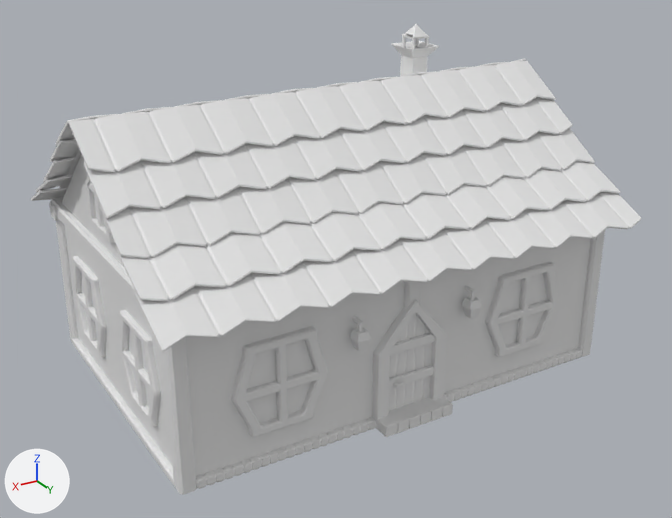
Renders of the FBX model Assets/Prefabs/Models/Tavern/tawerna.fbx from each side of a commit.
The view is the same before and after, from a 50 mm camera at (11.81, 20.19, 12.76) aimed at (0.06, 0.62, 2.98). Every picture has the same lights, and +X, +Y and +Z are marked at lower left. Where no turn or scale is listed for an object, it has been applied to the vertices. Vertices at the same position are counted once.

Objects in the first picture: 'Cube', 'Kostka', 'Kostka.001', 'Kostka.002', 'Kostka.004', 'Kostka.008', 'Kostka.009', 'Kostka.010', 'Kostka.011', 'Kostka.015', 'Kostka.016', 'Kostka.019', 'Kostka.021', 'Kostka.022', 'Kostka.023', 'Kostka.024', 'Kostka.026', 'Kostka.028', 'Kostka.029', 'Kostka.030'.
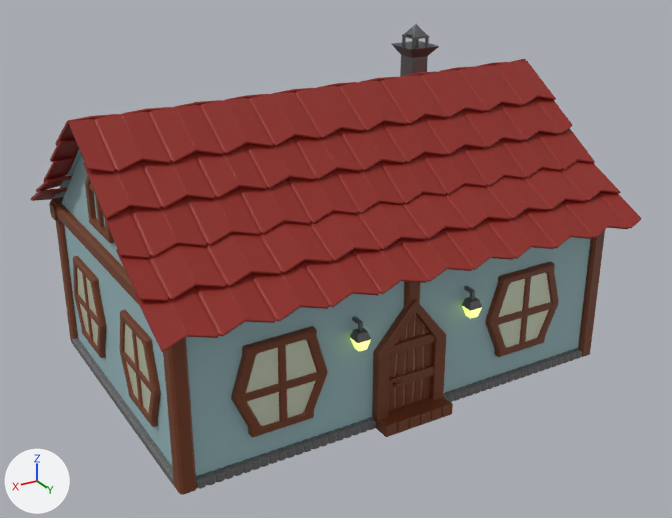
Boxes (x1, y1, x2, y2) around the edits, measured in the pictures (672 x 518 px):
'Kostka.021', recoloured (white to red): (68, 61, 641, 352) in both
'Cube', recoloured (grey to cyan): (53, 150, 591, 476) in both
'Kostka.010', recoloured (grey to brown): (372, 300, 453, 437) in both
'Kostka.001', recoloured (grey to brown): (163, 337, 197, 495) in both
'Kostka.022', recoloured (grey to red): (31, 59, 526, 201) in both
'Kostka.023', recoloured: (196, 417, 376, 489) in both
'Kostka.026', recoloured (white to grey): (72, 338, 174, 485) in both
'Kostka.008', recoloured (white to brown): (50, 197, 139, 304) in both
'Kostka.002', recoloured (grey to brown): (578, 230, 605, 357) in both
'Kostka.024', recoloured: (443, 348, 582, 402) in both
'Kostka.030', recoloured: (392, 24, 439, 76) in both
'Kostka', recoloured (grey to brown): (56, 220, 78, 344) in both
'Kostka.004', recoloured (grey to brown): (404, 281, 421, 308) in both
part 1 of me_kostka_016, recoloured: (350, 286, 482, 343) in both
part 2 of me_kostka_004, added: after (77, 267, 551, 426)
part 3 of me_kostka_004, recoloured (grey to brown): (73, 256, 559, 437) in both
part 4 of me_kostka_006, recoloured (grey to brown): (85, 176, 114, 243) in both

What changed in the scene script:
```text
Change me_kostka_001:
    where me_kostka_001.from_pydata(...)  # 16 vertices, 10 faces; spans x -0.166..0.235, y -0.381..0.054, z 2.0..3.094
    add me_kostka_001.materials.append(mat_drewno)  # brown #743b1f
Change me_cube:
    where me_cube.from_pydata(...)  # 28 vertices, 20 faces; spans x -6.19..6.08, y -4.39..4.33, z 0.0..7.34
    remove me_cube.materials.append(mat_material)  # white #e7e7e7
    add me_cube.materials.append(mat_ściany)  # cyan #9abbc0
Change me_kostka_003:
    where me_kostka_003.from_pydata(...)  # 16 vertices, 10 faces; spans x -0.17..0.33, y 6.5..7.59, z -3.46..4.98
    add me_kostka_003.materials.append(mat_drewno)  # brown #743b1f
Change me_kostka_005:
    where me_kostka_005.from_pydata(...)  # 466 vertices, 451 faces; spans x -0.93..1.07, y 3.98..4.62, z 0.0..3.23
    add me_kostka_005.materials.append(mat_drewno)  # brown #743b1f
Change me_kostka:
    where me_kostka.from_pydata(...)  # 16 vertices, 10 faces; spans x -0.17..0.24, y -0.38..0.05, z -1.0..3.09
    add me_kostka.materials.append(mat_drewno)  # brown #743b1f
Change me_kostka_016:
    where me_kostka_016.from_pydata(...)  # 104 vertices, 106 faces; spans x -1.804..-1.436, y 3.927..4.458, z 2.426..3.126
    me_kostka_016 part 1: all 89 faces centred in x -1.804..-1.436, y 3.927..4.457, z 2.701..3.126 switch from no material to mat_metal (grey #7d7d7d)
    add me_kostka_016.materials.append(mat_światło)  # white #e7e7e7
Change me_kostka_006:
    where me_kostka_006.from_pydata(...)  # 240 vertices, 244 faces; spans x 5.96..6.12, y -0.79..0.73, z 4.73..6.47
    me_kostka_006 part 4: 244 faces spanning x 5.96..6.12, y -0.79..0.73, z 4.73..6.47 switch from no material to mat_drewno (brown #743b1f)
Change me_kostka_021:
    where me_kostka_021.from_pydata(...)  # 3264 vertices, 3332 faces; spans x -4.17..-3.94, y -1.87..5.74, z 0.0..0.25
    add me_kostka_021.materials.append(mat_kamienie)  # dark grey #676767
Change me_kostka_004:
    used by ob_kostka_016; location = (1.96, 5.42, 0.0); rotation_euler = (0.0, 0.0, -1.571), in degrees (0, 0, -90)
    verts and faces of me_kostka_004; kept vertices keep their numbers, new ones are numbered from 252
    remove me_kostka_004.from_pydata(...)  # 252 vertices, 258 faces; spans x 2.4..4.76, y 3.94..4.18, z 0.87..3.17
    add me_kostka_004.from_pydata(...)  # 258 vertices, 260 faces; spans x 2.4..4.76, y 3.94..4.18, z 0.87..3.17
    me_kostka_004 part 2
    add verts[252] = (2.86, 4.13, 1.03)
    add verts[253] = (4.27, 4.13, 1.03)
    add verts[254] = (2.76, 4.14, 3.03)  # pixel (313, 334)
    add verts[255] = (4.34, 4.14, 3.03)  # pixel (249, 352)
    add verts[256] = (2.53, 4.14, 1.98)
    add verts[257] = (4.62, 4.14, 1.98)
    add faces += [(254, 256, 257, 255), (252, 253, 257, 256)]  # mat_okno (white #f9ffe1)
    me_kostka_004 part 3: 258 faces spanning x 2.4..4.76, y 3.94..4.18, z 0.87..3.17 switch from no material to mat_drewno (brown #743b1f)
    add me_kostka_004.materials.append(mat_okno)  # white #f9ffe1
Change me_kostka_019:
    where me_kostka_019.from_pydata(...)  # 2112 vertices, 2156 faces; spans x 0.81..5.74, y 3.94..4.17, z 0.0..0.25
    add me_kostka_019.materials.append(mat_kamienie)  # dark grey #676767
Change me_kostka_007:
    where me_kostka_007.from_pydata(...)  # 8360 vertices, 8194 faces; spans x -13.9..-0.71, y -0.68..4.27, z -2.98..0.45
    add me_kostka_007.materials.append(mat_dach)  # red #8f2218
Change me_kostka_017:
    where me_kostka_017.from_pydata(...)  # 227 vertices, 220 faces; spans x -4.22..-3.25, y -1.89..-0.88, z 6.11..8.55
    add me_kostka_017.materials.append(mat_metal)  # grey #7e7e7e
Change me_kostka_018:
    where me_kostka_018.from_pydata(...)  # 2016 vertices, 2058 faces; spans x 1.03..5.74, y 3.94..4.17, z 0.0..0.25
    add me_kostka_018.materials.append(mat_kamienie)  # dark grey #676767
Change me_kostka_010:
    where me_kostka_010.from_pydata(...)  # 8360 vertices, 8194 faces; spans x 0.71..13.9, y -4.27..0.68, z -2.98..0.45
    add me_kostka_010.materials.append(mat_dach)  # red #8f2218
```
